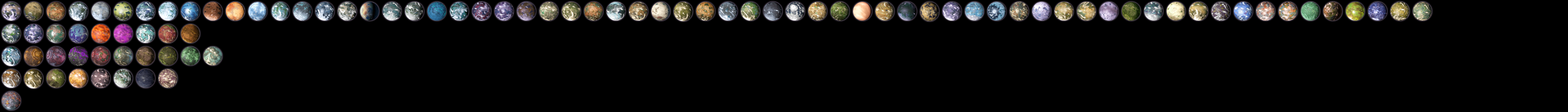
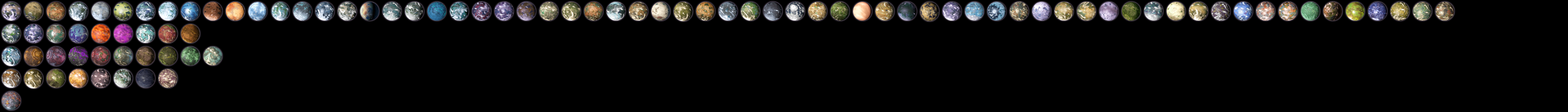
Before/after of a w=1568, h=112 layered artwork. What changed in the layer stack:
added layer "Layer 104" above "Layer 102" over [1435, 1, 1455, 21]
